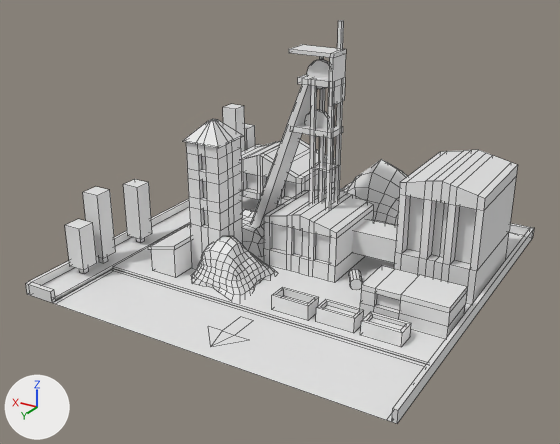
One commit to the OBJ model res/models/factories/mine.obj: the scene before it, then after it.
Before and after are seen from a camera (50 mm lens) standing at (-33.8, 61.5, 34.7) and looking at (1.0, 3.6, 5.7). Every picture has the same lights, and +X, +Y and +Z are marked at lower left. Mesh edges are drawn as thin lines. Where no turn or scale is listed for an object, it has been applied to the vertices. Vertices at the same position are counted once.

Names of what the first picture shows: 'fabryka_kopalnia'.
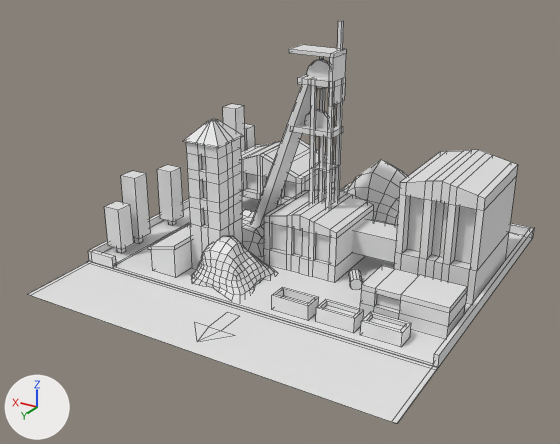
The newer file is also turned or shifted as a whole; pictures and numbers use the older file's frame.

What changed in the scene script:
```text
Change me_fabryka_kopalnia:
    where me_fabryka_kopalnia.from_pydata(...)  # 1651 vertices, 1503 faces; spans x -17.8..19.2, y -18.1..18.9, z 0.0..23.7
    used by ob_fabryka_kopalnia; location = (0.0, 0.0, 0.0)
    me_fabryka_kopalnia part 1: the loose piece of 8 vertices spanning x 17.1..17.7, y 4.6..5.2, z 0.4..1.4 is moved by (0.0, -5.4, 0.0)
    me_fabryka_kopalnia part 2: the loose piece of 8 vertices spanning x 16.5..18.3, y 4.0..5.8, z 1.1..6.9 is moved by (0.0, -5.4, 0.0)
    me_fabryka_kopalnia part 3: the loose piece of 8 vertices spanning x 17.1..17.7, y 10.2..10.9, z 0.4..1.4 is moved by (0.0, -5.4, 0.0)
    me_fabryka_kopalnia part 4: the loose piece of 8 vertices spanning x 16.5..18.3, y 9.7..11.5, z 1.2..7.9 is moved by (0.0, -5.4, 0.0)
    me_fabryka_kopalnia part 5: the loose piece of 8 vertices spanning x 17.1..17.7, y 13.0..13.6, z 0.4..1.4 is moved by (0.0, -5.4, 0.0)
    me_fabryka_kopalnia part 6: the loose piece of 8 vertices spanning x 16.5..18.3, y 12.4..14.2, z 1.1..5.4 is moved by (0.0, -5.4, 0.0)
    me_fabryka_kopalnia part 7: the loose piece of 7 vertices spanning x -2.9..1.3, y 12.2..17.5, z 0.0 is moved by (1.4, 0.0, 0.0)
    me_fabryka_kopalnia part 8: 2 of the vertices in x -17.4..-17.0, y 11.1, z 0.0 are moved by (-0.4, -0.4, 0.0)
    me_fabryka_kopalnia part 9: 16 of the vertices in x 16.0..19.2, y 18.5..18.9, z 0.0..1.2 are moved by (0.0, -8.1, 0.0)
    me_fabryka_kopalnia part 10: 7 of the vertices in x -17.8..-17.4, y 18.9, z 0.0..1.2 are moved by (0.0, -8.1, 0.0)
    me_fabryka_kopalnia part 11: 2 of the vertices in x 15.6..16.0, y 11.1, z 0.0 are moved by (3.2, -0.4, 0.0)
    me_fabryka_kopalnia part 12: 3 of the vertices in x 15.6..16.0, y 18.9, z 0.0 are moved by (3.2, 0.0, 0.0)
```

Pixel boxes (x1, y1, x2, y2) of what changed, in the pictures (560 x 444 px; the box of a moved part takes in the faces that stretch with it):
'fabryka_kopalnia', reshaped: before (26, 20, 534, 424); after (28, 20, 534, 424)
part 1 of me_fabryka_kopalnia, moved or reshaped: before (136, 238, 145, 243); after (168, 221, 176, 225)
part 2 of me_fabryka_kopalnia, moved or reshaped: before (123, 179, 152, 240); after (157, 165, 184, 222)
part 3 of me_fabryka_kopalnia, moved or reshaped: before (98, 257, 108, 263); after (134, 238, 143, 244)
part 4 of me_fabryka_kopalnia, moved or reshaped: before (83, 187, 116, 259); after (121, 171, 150, 239)
part 5 of me_fabryka_kopalnia, moved or reshaped: before (79, 268, 89, 274); after (117, 248, 126, 253)
part 6 of me_fabryka_kopalnia, moved or reshaped: before (65, 219, 97, 270); after (104, 201, 134, 250)
part 7 of me_fabryka_kopalnia, moved or reshaped: before (208, 317, 253, 347); after (195, 313, 239, 342)
part 8 of me_fabryka_kopalnia, moved or reshaped: before (387, 412, 393, 422); after (392, 366, 438, 423)
part 9 of me_fabryka_kopalnia, moved or reshaped: before (26, 199, 190, 303); after (88, 199, 190, 268)
part 10 of me_fabryka_kopalnia, moved or reshaped: before (392, 229, 533, 424); after (433, 229, 533, 367)
part 11 of me_fabryka_kopalnia, moved or reshaped: before (53, 270, 113, 304); after (28, 261, 91, 295)
part 12 of me_fabryka_kopalnia, moved or reshaped: before (53, 271, 425, 422); after (28, 263, 438, 424)
